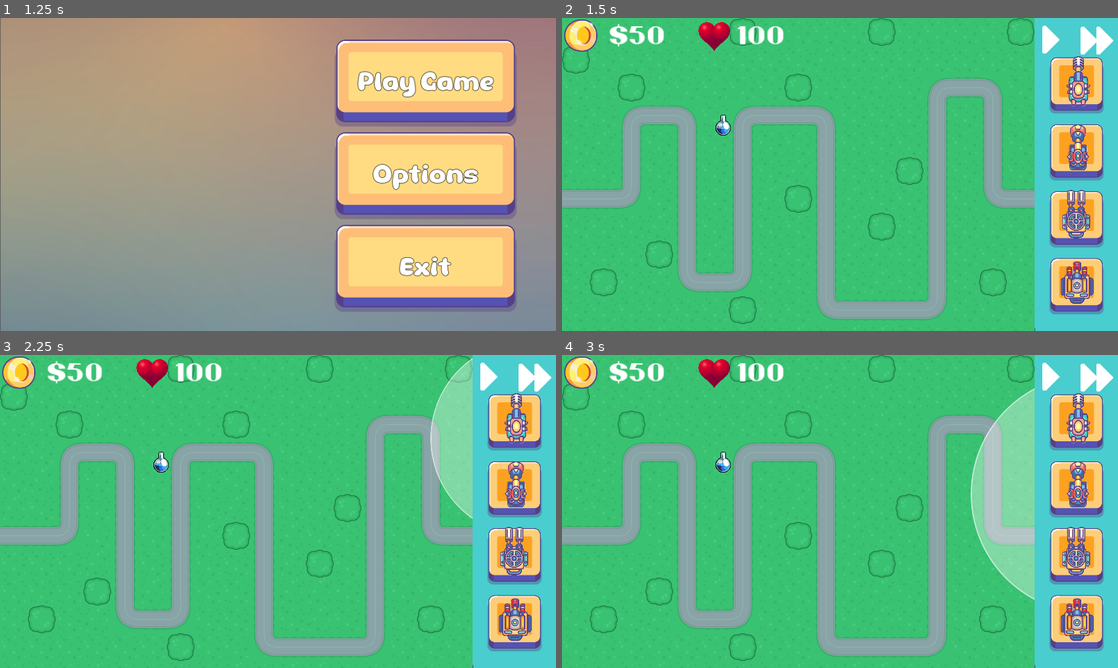
Above: before the commit, frames 1-4 (two rows, left to right).
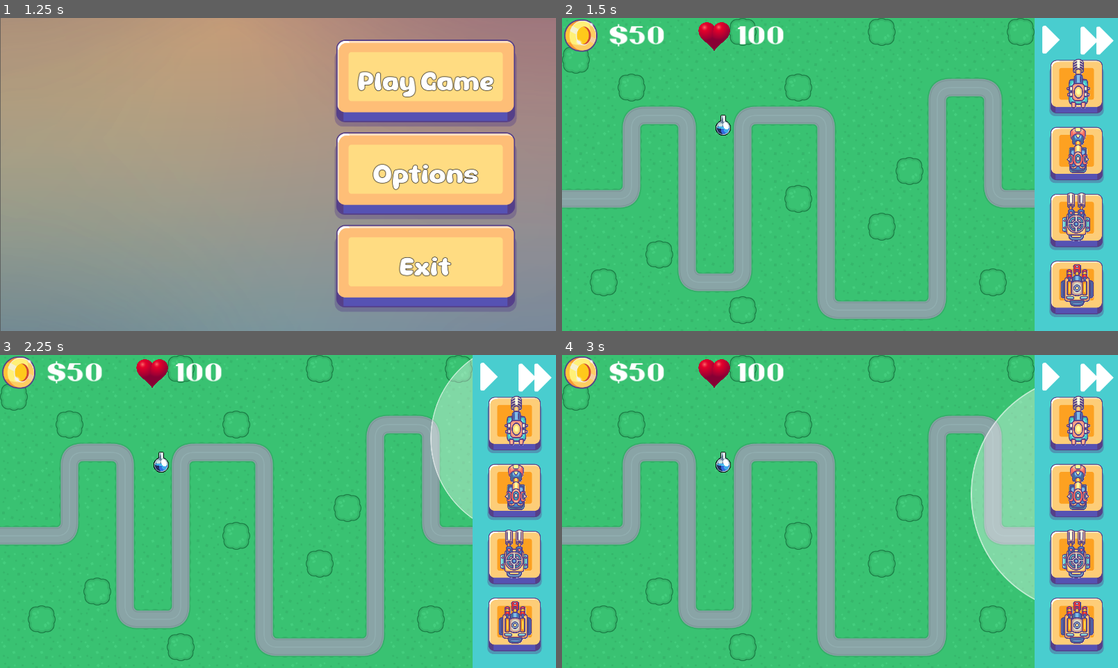
Above: after the commit, the same moments.

Repository: LLewis20/Chemistry-Tower-Defense
Game: Godot game, scene res://Scene_Handler.tscn
The game is run twice, just before and just after one commit, with the same random seed, the same clock (stepped at 60 frames per second) and the same inputs.
Inputs (mouse positions are in pixels of both pictures, inside the frame that each line leads up to; where the layout moved, square brackets give the same spot in the first picture):
- Up to frame 1 (1.25 s): click "Options" at 0.5 s
- Up to frame 2 (1.5 s): click "Play Game" at 1.25 s
- Up to frame 3 (2.25 s): click (511, 423) [511, 420] at 2 s
- Up to frame 4 (3 s): click (1073, 489) at 2.75 s

Frame 1 is identical in both runs. In frame 2, 3.2% of the frame differs, in the area x 85-98%, y 12-100%; in frame 3, 3.2%; in frame 4, 3.2%.

Commit message:
QOL 0.0.3

Diff:
--- a/Scene_Handler.gd
+++ b/Scene_Handler.gd
@@ -1,8 +1,10 @@
 extends Node
+
 
 
 func _ready():
 	load_main_menu()
+	$MusicAudio.play()
 
 func load_main_menu():
 	get_node("MainMenu/MarginContainer/VBoxContainer/PlayButton").connect("pressed", Callable(self, "_on_play_button_pressed"))
--- a/Scene_Handler.tscn
+++ b/Scene_Handler.tscn
@@ -1,9 +1,15 @@
-[gd_scene load_steps=3 format=3 uid="uid://cn4gqby0dyhif"]
+[gd_scene load_steps=4 format=3 uid="uid://cn4gqby0dyhif"]
 
 [ext_resource type="PackedScene" uid="uid://dq3hkw226p3nh" path="res://Scenes/UIScenes/main_menu.tscn" id="1_ukg12"]
 [ext_resource type="Script" path="res://Scene_Handler.gd" id="1_wfosa"]
+[ext_resource type="AudioStream" uid="uid://dcg3xjio46wrk" path="res://Assets/Audio/village-15345.mp3" id="3_iwuyx"]
 
 [node name="SceneHandler" type="Node"]
 script = ExtResource("1_wfosa")
 
 [node name="MainMenu" parent="." instance=ExtResource("1_ukg12")]
+
+[node name="MusicAudio" type="AudioStreamPlayer" parent="."]
+stream = ExtResource("3_iwuyx")
+volume_db = -20.0
+bus = &"music"
--- a/Scenes/Enemies/blueacid.gd
+++ b/Scenes/Enemies/blueacid.gd
@@ -8,6 +8,7 @@
 var enemy_damage = 2
 var base_health = 100
 var cash = 1
+
 
 @onready var health_bar = get_node("HealthBar")
 
@@ -37,10 +38,12 @@
 	health -= damage
 	health_bar.value = health
 	if health <= 0:
+
 		$CharacterBody2D/AnimatedSprite2D.play("dead")
 		emit_signal("add_money", cash)
 		await (get_tree().create_timer(0.18)).timeout
 		on_destroy()
 
+
 func on_destroy():
 	self.queue_free()
--- a/Scenes/Enemies/greenacid.tscn
+++ b/Scenes/Enemies/greenacid.tscn
@@ -28,6 +28,7 @@
 [ext_resource type="Texture2D" uid="uid://cpe4r11hbraxe" path="res://Assets/Enemies/Monster01/Monster01-animation_18.png" id="19_d0bwl"]
 [ext_resource type="Texture2D" uid="uid://bhhgybfsef3uj" path="res://Assets/Enemies/Monster01/Monster01-animation_19.png" id="20_fle34"]
 [ext_resource type="Texture2D" uid="uid://cmldv1tsqvkxh" path="res://Assets/UI/health bar/HPbar.jpg" id="22_lyrbd"]
+[ext_resource type="AudioStream" uid="uid://r625jeau6jwh" path="res://Assets/Audio/acid_death_noise.mp3" id="29_1udlm"]
 
 [sub_resource type="SpriteFrames" id="SpriteFrames_a1bpg"]
 animations = [{
@@ -149,3 +150,8 @@
 texture_progress = ExtResource("22_lyrbd")
 tint_under = Color(0.25098, 0.25098, 0.25098, 1)
 tint_progress = Color(0, 0.760784, 0.0117647, 1)
+
+[node name="audio" type="AudioStreamPlayer" parent="."]
+stream = ExtResource("29_1udlm")
+volume_db = 4.685
+bus = &"SFX"
--- a/Scenes/MainScenes/UI.gd
+++ b/Scenes/MainScenes/UI.gd
@@ -1,14 +1,18 @@
 extends CanvasLayer
 
 signal correct_answer
-
+signal incorrect_answer
 
 @onready var health_bar = get_node("HUD/Life/Label2")
 @onready var money_count = get_node("HUD/Coins/Label")
 
-var question_number
+var question_number = null
+var question_active = false
 
 
+##
+## Main Screen Functions
+##
 func set_tower_preview(tower_type, mouse_position):
 	var drag_tower = load("res://Scenes/Turrets/" + tower_type + ".tscn").instantiate()
 	drag_tower.set_name("DragTower")
@@ -67,23 +71,44 @@
 ## QUESTION BOX FUNCTIONS
 ##
 func create_question():
-	question_number = randi_range(1,20)
+	if get_node("HUD/QuestionBox").visible or question_active:
+		get_node("HUD/QuestionBox").visible = true
+		return
+
+	if question_number == null:
+		question_number = randi_range(1,20)
+	update_question_ui(question_number)
+	get_node("HUD/QuestionBox").visible = true
+	question_active = true
+
+func update_question_ui(question_number):
 	print(question_number)
 	$HUD/QuestionBox/VBoxContainer/QuestionLabel.text = GameData.questions[str(question_number)]["Question"]
 	$HUD/QuestionBox/VBoxContainer/TextureButton/Label.text = GameData.questions[str(question_number)]["Options"]["1"]
 	$HUD/QuestionBox/VBoxContainer/TextureButton2/Label.text = GameData.questions[str(question_number)]["Options"]["2"]
 	$HUD/QuestionBox/VBoxContainer/TextureButton3/Label.text = GameData.questions[str(question_number)]["Options"]["3"]
 	$HUD/QuestionBox/VBoxContainer/TextureButton4/Label.text = GameData.questions[str(question_number)]["Options"]["4"]
-	get_node("HUD/QuestionBox").visible = true
 
 
 func check_answer(users_answer):
 	if users_answer == GameData.questions[str(question_number)]["Answer"]:
 		$"..".update_money(10)
+		$"..".flask_answered()
+		question_active = false
+		question_number = null
+		emit_signal("correct_answer")
 		get_node("HUD/QuestionBox").visible = false
+		$"../audio".stream = load("res://Assets/Audio/correct_answer.wav")
+		$"../audio".play()
+
+	else:
+		$"../audio".stream = load("res://Assets/Audio/wrong_answer.mp3")
+		$"../audio".play()
+		$"..".on_base_damage(1)
 		$"..".flask_answered()
-		emit_signal("correct_answer")
-	else:
+		question_active = false
+		question_number = null
+		emit_signal("incorrect_answer")
 		get_node("HUD/QuestionBox").visible = false
 
 
@@ -105,3 +130,10 @@
 
 func _on_exit_question_button_pressed():
 	$HUD/QuestionBox.visible = false
+
+
+##
+## MENU FUNCTIONS
+##
+func _on_resume_button_pressed():
+	$HUD/PauseMenu.visible = false
--- a/Scenes/MainScenes/game_scene.gd
+++ b/Scenes/MainScenes/game_scene.gd
@@ -20,6 +20,9 @@
 var number_of_flask = 0
 var spawn_flask = true
 
+var is_pause_menu_visible = false
+
+
 func _ready():
 	map_node = get_node("Map1")
 	for i in get_tree().get_nodes_in_group("build_buttons"):
@@ -38,6 +41,14 @@
 	if event.is_action_released("ui_accept") and build_mode == true:
 		verify_and_build()
 		cancel_build_mode()
+	if event.is_action_pressed("pause"):
+		if is_pause_menu_visible:
+			get_node("UI/HUD/PauseMenu").visible = false
+			is_pause_menu_visible = false
+		else:
+			get_node("UI/HUD/PauseMenu").visible = true
+			is_pause_menu_visible = true
+
 
 ##
 ## Wave Functions
@@ -47,18 +58,38 @@
 	await get_tree().create_timer(0.2).timeout
 	spawn_enemies(wave_data)
 
+
 func retrieve_wave_data():
-	var wave_data = [
-		["greenacid", 0], ["purpleacid", 0], ["orangeacid", 0], ["greenacid", 10],
-		["greenacid", 0], ["greenacid", 0], ["blueacid", 0], ["greenacid", 10],
-		["greenacid", 0], ["greenacid", 0], ["greenacid", 0], ["greenacid", 10],
-	]
+	var wave_data = create_enemy_wave(current_wave)
 
 	current_wave += 1
-	enemies_in_wave = wave_data.size()
 	return wave_data
 
-func spawn_enemies(wave_data):
+
+func create_enemy_wave(wave_number : int):
+	var wave_data = []
+	var enemy_availability = {
+		"greenacid": 1,
+		"blueacid": 3,
+		"orangeacid": 5,
+		"purpleacid": 7,
+	}
+
+	var base_enemy_count = 5
+	var difficulty_scale = wave_number * 0.5
+
+	for enemy_type in enemy_availability.keys():
+		if wave_number >= enemy_availability[enemy_type]:
+			var enemy_count = int(base_enemy_count + difficulty_scale * (randi() % 2 + 1))
+			difficulty_scale += 0.1
+
+			for i in range(enemy_count):
+				var spawn_delay = randf_range(0.5, 2.0)
+				wave_data.append([enemy_type, spawn_delay])
+	return wave_data
+
+
+func spawn_enemies(wave_data : Array):
 	for i in wave_data:
 		var new_enemy = load("res://Scenes/Enemies/" + i[0] + ".tscn").instantiate()
 		new_enemy.connect("base_damage", Callable(self, "on_base_damage"))
@@ -68,6 +99,9 @@
 			await (get_tree().create_timer(i[1])).timeout
 		else:
 			await (get_tree().create_timer(randf_range(0.5, 3))).timeout
+
+	await get_tree().create_timer(10.0).timeout
+	start_next_wave()
 
 
 ##
@@ -94,7 +128,7 @@
 		build_tile = current_tile
 
 	else:
-		get_node("UI").update_tower_preview(title_position, "000")
+		get_node("UI").update_tower_preview(title_position, "FF0000")
 		build_valid = false
 
 
@@ -114,6 +148,8 @@
 		new_tower.category = GameData.tower_data[build_type]["category"]
 		map_node.get_node("Turrets").add_child(new_tower, true)
 		map_node.get_node("TowerExclusion").set_cell(0, build_tile, 6, Vector2(1, 0))
+		$audio.stream = load("res://Assets/Audio/build_turret.ogg")
+		$audio.play()
 
 
 ##
@@ -141,7 +177,7 @@
 ##
 ## MIS FUNCTIONS
 ##
-func on_base_damage(damage):
+func on_base_damage(damage : int):
 	base_health -= damage
 	if base_health <= 0:
 		emit_signal("game_finished", false)
@@ -149,6 +185,6 @@
 		get_node("UI").update_health(base_health)
 
 
-func update_money(amount):
+func update_money(amount : int):
 	money += amount
 	get_node("UI").change_cash_amount(money)
--- a/Scenes/MainScenes/game_scene.tscn
+++ b/Scenes/MainScenes/game_scene.tscn
@@ -19,6 +19,9 @@
 [ext_resource type="Texture2D" uid="uid://cmldv1tsqvkxh" path="res://Assets/UI/health bar/HPbar.jpg" id="17_5gif6"]
 [ext_resource type="Texture2D" uid="uid://sbf2xoxduwmb" path="res://Assets/Icons/close_btn_pressed.png" id="17_qsphx"]
 [ext_resource type="Texture2D" uid="uid://dmp4c2h0px7cc" path="res://Assets/Icons/close_btn_pressed_1.png" id="18_wf0e5"]
+[ext_resource type="Texture2D" uid="uid://df4kitv2deepi" path="res://Assets/UI/button/start game btn.png" id="20_ajn0r"]
+[ext_resource type="FontFile" uid="uid://djjci2afnfjas" path="res://Resources/Fonts/TherenRegular-vmrnE.ttf" id="21_ur8qd"]
+[ext_resource type="AudioStream" uid="uid://ci04h3ggpux3k" path="res://Assets/Audio/hover.ogg" id="22_f34n7"]
 
 [node name="GameScene" type="Node2D"]
 script = ExtResource("1_d4jco")
@@ -72,7 +75,7 @@
 offset_left = -198.0
 offset_top = -44.0
 offset_right = 18.0
-offset_bottom = 92.0
+offset_bottom = 104.0
 grow_horizontal = 0
 grow_vertical = 2
 texture = ExtResource("4_o1h8t")
@@ -414,6 +417,154 @@
 vertical_alignment = 1
 autowrap_mode = 3
 
+[node name="PauseMenu" type="TextureRect" parent="UI/HUD"]
+visible = false
+layout_mode = 1
+anchors_preset = 15
+anchor_right = 1.0
+anchor_bottom = 1.0
+offset_left = -68.0
+offset_top = -185.0
+offset_right = 78.0
+offset_bottom = 186.0
+grow_horizontal = 2
+grow_vertical = 2
+texture = ExtResource("4_o1h8t")
+
+[node name="Buttons" type="VBoxContainer" parent="UI/HUD/PauseMenu"]
+custom_minimum_size = Vector2(600, 700)
+layout_mode = 1
+anchors_preset = 8
+anchor_left = 0.5
+anchor_top = 0.5
+anchor_right = 0.5
+anchor_bottom = 0.5
+offset_left = -300.0
+offset_top = -356.0
+offset_right = 300.0
+offset_bottom = 356.0
+grow_horizontal = 2
+grow_vertical = 2
+size_flags_horizontal = 4
+size_flags_vertical = 4
+alignment = 1
+
+[node name="ResumeButton" type="TextureButton" parent="UI/HUD/PauseMenu/Buttons"]
+custom_minimum_size = Vector2(500, 175)
+layout_mode = 2
+size_flags_horizontal = 4
+size_flags_vertical = 4
+texture_normal = ExtResource("20_ajn0r")
+ignore_texture_size = true
+stretch_mode = 0
+
+[node name="Label" type="Label" parent="UI/HUD/PauseMenu/Buttons/ResumeButton"]
+layout_mode = 1
+anchors_preset = 8
+anchor_left = 0.5
+anchor_top = 0.5
+anchor_right = 0.5
+anchor_bottom = 0.5
+offset_left = -194.0
+offset_top = -50.5
+offset_right = 194.0
+offset_bottom = 31.5
+grow_horizontal = 2
+grow_vertical = 2
+theme_override_fonts/font = ExtResource("21_ur8qd")
+theme_override_font_sizes/font_size = 48
+text = "RESUME"
+horizontal_alignment = 1
+vertical_alignment = 1
+
+[node name="OptionsButton" type="TextureButton" parent="UI/HUD/PauseMenu/Buttons"]
+custom_minimum_size = Vector2(500, 175)
+layout_mode = 2
+size_flags_horizontal = 4
+size_flags_vertical = 4
+texture_normal = ExtResource("20_ajn0r")
+ignore_texture_size = true
+stretch_mode = 0
+
+[node name="Label" type="Label" parent="UI/HUD/PauseMenu/Buttons/OptionsButton"]
+layout_mode = 1
+anchors_preset = 8
+anchor_left = 0.5
+anchor_top = 0.5
+anchor_right = 0.5
+anchor_bottom = 0.5
+offset_left = -194.0
+offset_top = -50.5
+offset_right = 194.0
+offset_bottom = 31.5
+grow_horizontal = 2
+grow_vertical = 2
+theme_override_fonts/font = ExtResource("21_ur8qd")
+theme_override_font_sizes/font_size = 48
+text = "OPTIONS"
+horizontal_alignment = 1
+vertical_alignment = 1
+
+[node name="HelpButton" type="TextureButton" parent="UI/HUD/PauseMenu/Buttons"]
+custom_minimum_size = Vector2(500, 175)
+layout_mode = 2
+size_flags_horizontal = 4
+size_flags_vertical = 4
+texture_normal = ExtResource("20_ajn0r")
+ignore_texture_size = true
+stretch_mode = 0
+
+[node name="Label" type="Label" parent="UI/HUD/PauseMenu/Buttons/HelpButton"]
+layout_mode = 1
+anchors_preset = 8
+anchor_left = 0.5
+anchor_top = 0.5
+anchor_right = 0.5
+anchor_bottom = 0.5
+offset_left = -194.0
+offset_top = -50.5
+offset_right = 194.0
+offset_bottom = 31.5
+grow_horizontal = 2
+grow_vertical = 2
+theme_override_fonts/font = ExtResource("21_ur8qd")
+theme_override_font_sizes/font_size = 48
+text = "HELP"
+horizontal_alignment = 1
+vertical_alignment = 1
+
+[node name="ExitButton" type="TextureButton" parent="UI/HUD/PauseMenu/Buttons"]
+custom_minimum_size = Vector2(500, 175)
+layout_mode = 2
+size_flags_horizontal = 4
+size_flags_vertical = 4
+texture_normal = ExtResource("20_ajn0r")
+ignore_texture_size = true
+stretch_mode = 0
+
+[node name="Label" type="Label" parent="UI/HUD/PauseMenu/Buttons/ExitButton"]
+layout_mode = 1
+anchors_preset = 8
+anchor_left = 0.5
+anchor_top = 0.5
+anchor_right = 0.5
+anchor_bottom = 0.5
+offset_left = -194.0
+offset_top = -50.5
+offset_right = 194.0
+offset_bottom = 31.5
+grow_horizontal = 2
+grow_vertical = 2
+theme_override_fonts/font = ExtResource("21_ur8qd")
+theme_override_font_sizes/font_size = 48
+text = "QUIT"
+horizontal_alignment = 1
+vertical_alignment = 1
+
+[node name="audio" type="AudioStreamPlayer" parent="."]
+stream = ExtResource("22_f34n7")
+bus = &"SFX"
+
 [connection signal="pressed" from="UI/HUD/GameControls/PausePlay" to="UI" method="_on_pause_play_pressed"]
 [connection signal="pressed" from="UI/HUD/GameControls/SpeedUp" to="UI" method="_on_speed_up_pressed"]
 [connection signal="pressed" from="UI/HUD/QuestionBox/VBoxContainer/QuestionLabel/ExitQuestionButton" to="UI" method="_on_exit_question_button_pressed"]
@@ -421,3 +572,4 @@
 [connection signal="pressed" from="UI/HUD/QuestionBox/VBoxContainer/TextureButton2" to="UI" method="_on_texture_button_2_pressed"]
 [connection signal="pressed" from="UI/HUD/QuestionBox/VBoxContainer/TextureButton3" to="UI" method="_on_texture_button_3_pressed"]
 [connection signal="pressed" from="UI/HUD/QuestionBox/VBoxContainer/TextureButton4" to="UI" method="_on_texture_button_4_pressed"]
+[connection signal="pressed" from="UI/HUD/PauseMenu/Buttons/ResumeButton" to="UI" method="_on_resume_button_pressed"]
--- a/Scenes/MoneyFlask/MoneyFlask.gd
+++ b/Scenes/MoneyFlask/MoneyFlask.gd
@@ -6,6 +6,8 @@
 	if event is InputEventMouseButton and event.button_index == MOUSE_BUTTON_LEFT and event.pressed:
 		get_node("../../UI").create_question()
 		get_node("../../UI").connect("correct_answer", Callable(self, 'destory_flask'))
+		get_node("../../UI").connect("incorrect_answer", Callable(self, 'destory_flask'))
+
 
 func destory_flask():
 	print("DESTORYING FLASK")
--- a/Scenes/Turrets/Turrets.gd
+++ b/Scenes/Turrets/Turrets.gd
@@ -54,6 +54,7 @@
 
 func fire_gun():
 	get_node("AnimationPlayer").play("Fire")
+	$audio.play()
 
 func fire_missile():
 	pass
--- a/Scenes/Turrets/doubleshootert1.tscn
+++ b/Scenes/Turrets/doubleshootert1.tscn
@@ -1,8 +1,9 @@
-[gd_scene load_steps=7 format=3 uid="uid://x65lqjg23upm"]
+[gd_scene load_steps=8 format=3 uid="uid://x65lqjg23upm"]
 
 [ext_resource type="Script" path="res://Scenes/Turrets/doubleshootert1.gd" id="1_mrh0t"]
 [ext_resource type="Texture2D" uid="uid://dgw0o2b8wu3v0" path="res://Assets/Towers/double_shooter.png" id="2_02gfb"]
 [ext_resource type="Texture2D" uid="uid://bdcctt7pvy03e" path="res://Assets/Towers/effects/Shoot fx-animation_00.png" id="3_bv6mg"]
+[ext_resource type="AudioStream" uid="uid://w3mpvldel6xq" path="res://Assets/Audio/turret_shoot.ogg" id="4_cst3o"]
 
 [sub_resource type="CircleShape2D" id="CircleShape2D_lkg4m"]
 radius = 20.0
@@ -68,5 +69,8 @@
 "": SubResource("AnimationLibrary_4ch7e")
 }
 
+[node name="audio" type="AudioStreamPlayer" parent="."]
+stream = ExtResource("4_cst3o")
+
 [connection signal="body_entered" from="Range" to="." method="_on_range_body_entered"]
 [connection signal="body_exited" from="Range" to="." method="_on_range_body_exited"]
--- a/Scenes/Turrets/gunt1.tscn
+++ b/Scenes/Turrets/gunt1.tscn
@@ -8,6 +8,7 @@
 [ext_resource type="Texture2D" uid="uid://d237up6moq4yt" path="res://Assets/Towers/effects/Shoot fx-animation_03.png" id="16_1lmto"]
 [ext_resource type="Texture2D" uid="uid://yd2oogpou4qn" path="res://Assets/Towers/effects/Shoot fx-animation_04.png" id="17_6vver"]
 [ext_resource type="Texture2D" uid="uid://da6nqmwxp8p0h" path="res://Assets/Towers/effects/Shoot fx-animation_05.png" id="18_cmspy"]
+[ext_resource type="AudioStream" uid="uid://w3mpvldel6xq" path="res://Assets/Audio/turret_shoot.ogg" id="18_sg7h2"]
 [ext_resource type="Texture2D" uid="uid://c4d5ywb41kktr" path="res://Assets/Towers/effects/Shoot fx-animation_06.png" id="19_g6f38"]
 [ext_resource type="Texture2D" uid="uid://2w4jf2lxyfbi" path="res://Assets/Towers/effects/Shoot fx-animation_07.png" id="20_fi2k1"]
 [ext_resource type="Texture2D" uid="uid://priij2xcq8x0" path="res://Assets/Towers/effects/Shoot fx-animation_08.png" id="21_3ybqe"]
@@ -121,5 +122,8 @@
 "": SubResource("AnimationLibrary_kg1r4")
 }
 
+[node name="audio" type="AudioStreamPlayer" parent="."]
+stream = ExtResource("18_sg7h2")
+
 [connection signal="body_entered" from="Range" to="." method="_on_range_body_entered"]
 [connection signal="body_exited" from="Range" to="." method="_on_range_body_exited"]
--- a/Scenes/Turrets/missilet1.tscn
+++ b/Scenes/Turrets/missilet1.tscn
@@ -1,7 +1,8 @@
-[gd_scene load_steps=4 format=3 uid="uid://dye0fcins30ov"]
+[gd_scene load_steps=5 format=3 uid="uid://dye0fcins30ov"]
 
 [ext_resource type="Script" path="res://Scenes/Turrets/missilet1.gd" id="1_0jrdp"]
 [ext_resource type="Texture2D" uid="uid://sqrh2k21xgjh" path="res://Assets/Towers/big_blaster.png" id="2_clu6g"]
+[ext_resource type="AudioStream" uid="uid://w3mpvldel6xq" path="res://Assets/Audio/turret_shoot.ogg" id="3_ppje8"]
 
 [sub_resource type="CircleShape2D" id="CircleShape2D_hybw3"]
 radius = 20.0
@@ -19,5 +20,8 @@
 [node name="CollisionShape2D" type="CollisionShape2D" parent="Range"]
 shape = SubResource("CircleShape2D_hybw3")
 
+[node name="audio" type="AudioStreamPlayer" parent="."]
+stream = ExtResource("3_ppje8")
+
 [connection signal="body_entered" from="Range" to="." method="_on_range_body_entered"]
 [connection signal="body_exited" from="Range" to="." method="_on_range_body_exited"]
--- a/Scenes/Turrets/tripleshootert1.tscn
+++ b/Scenes/Turrets/tripleshootert1.tscn
@@ -1,8 +1,9 @@
-[gd_scene load_steps=7 format=3 uid="uid://dwfts0ts5iffi"]
+[gd_scene load_steps=8 format=3 uid="uid://dwfts0ts5iffi"]
 
 [ext_resource type="Script" path="res://Scenes/Turrets/tripleshootert1.gd" id="1_nnlcy"]
 [ext_resource type="Texture2D" uid="uid://cmc2vps2doo7i" path="res://Assets/Towers/triple_fire.png" id="2_3hr81"]
 [ext_resource type="Texture2D" uid="uid://yd2oogpou4qn" path="res://Assets/Towers/effects/Shoot fx-animation_04.png" id="3_4dhup"]
+[ext_resource type="AudioStream" uid="uid://w3mpvldel6xq" path="res://Assets/Audio/turret_shoot.ogg" id="4_q3fa7"]
 
 [sub_resource type="Animation" id="Animation_vw4a4"]
 resource_name = "Fire"
@@ -87,5 +88,8 @@
 [node name="CollisionShape2D" type="CollisionShape2D" parent="Range"]
 shape = SubResource("CircleShape2D_b6wa0")
 
+[node name="audio" type="AudioStreamPlayer" parent="."]
+stream = ExtResource("4_q3fa7")
+
 [connection signal="body_entered" from="Range" to="." method="_on_range_body_entered"]
 [connection signal="body_exited" from="Range" to="." method="_on_range_body_exited"]
--- a/Singletons/GameData.gd
+++ b/Singletons/GameData.gd
@@ -6,7 +6,7 @@
 		"damage": 1,
 		"fire_rate": 1.0,
 		"range": 450,
-		"cost": 10,
+		"cost": 20,
 		"category": "projectile"
 	},
 
@@ -14,7 +14,7 @@
 		"damage": 100,
 		"fire_rate": 3.0,
 		"range": 550,
-		"cost": 20,
+		"cost": 45,
 		"category": "missile"
 	},
 
@@ -22,7 +22,7 @@
 		"damage": 2,
 		"fire_rate": 1.5,
 		"range": 220,
-		"cost": 45,
+		"cost": 60,
 		"category": "projectile"
 	},
 
@@ -30,7 +30,7 @@
 		"damage": 6,
 		"fire_rate": 2,
 		"range": 450,
-		"cost": 50,
+		"cost": 150,
 		"category": "projectile"
 	}
 }
--- /dev/null
+++ b/default_bus_layout.tres
@@ -0,0 +1,15 @@
+[gd_resource type="AudioBusLayout" format=3 uid="uid://b0f3uv5uy2phx"]
+
+[resource]
+bus/1/name = &"music"
+bus/1/solo = false
+bus/1/mute = false
+bus/1/bypass_fx = false
+bus/1/volume_db = 0.0
+bus/1/send = &"Master"
+bus/2/name = &"SFX"
+bus/2/solo = false
+bus/2/mute = false
+bus/2/bypass_fx = false
+bus/2/volume_db = 0.0
+bus/2/send = &"Master"
--- a/project.godot
+++ b/project.godot
@@ -42,3 +42,8 @@
 , Object(InputEventMouseButton,"resource_local_to_scene":false,"resource_name":"","device":-1,"window_id":0,"alt_presse …(249 unchanged characters)…
 ]
 }
+pause={
+"deadzone": 0.5,
+"events": [Object(InputEventKey,"resource_local_to_scene":false,"resource_name":"","device":-1,"window_id":0,"alt_pressed":false,"shift_pressed":false,"ctrl_pressed":false,"meta_pressed":false,"pressed":false,"keycode":0,"physical_keycode":4194305,"key_label":0,"unicode":0,"echo":false,"script":null)
+]
+}
Not shown, added: Assets/Audio/acid_death_noise.mp3.import
Not shown, added: Assets/Audio/build_error.ogg.import
Not shown, added: Assets/Audio/build_turret.ogg.import
Not shown, added: Assets/Audio/correct_answer.wav.import
Not shown, added: Assets/Audio/hover.ogg.import
Not shown, added: Assets/Audio/turret_shoot.ogg.import
Not shown, added: Assets/Audio/village-15345.mp3.import
Not shown, added: Assets/Audio/wrong_answer.mp3.import
Not shown: 1 places in Scenes/Enemies/greenacid.tscn that only renumber resources
Not shown: 1 places in Scenes/MainScenes/game_scene.tscn that only renumber resources
Not shown: 1 places in Scenes/Turrets/gunt1.tscn that only renumber resources
Not shown, added: Assets/Audio/acid_death_noise.mp3
(and 7 more such lines)
